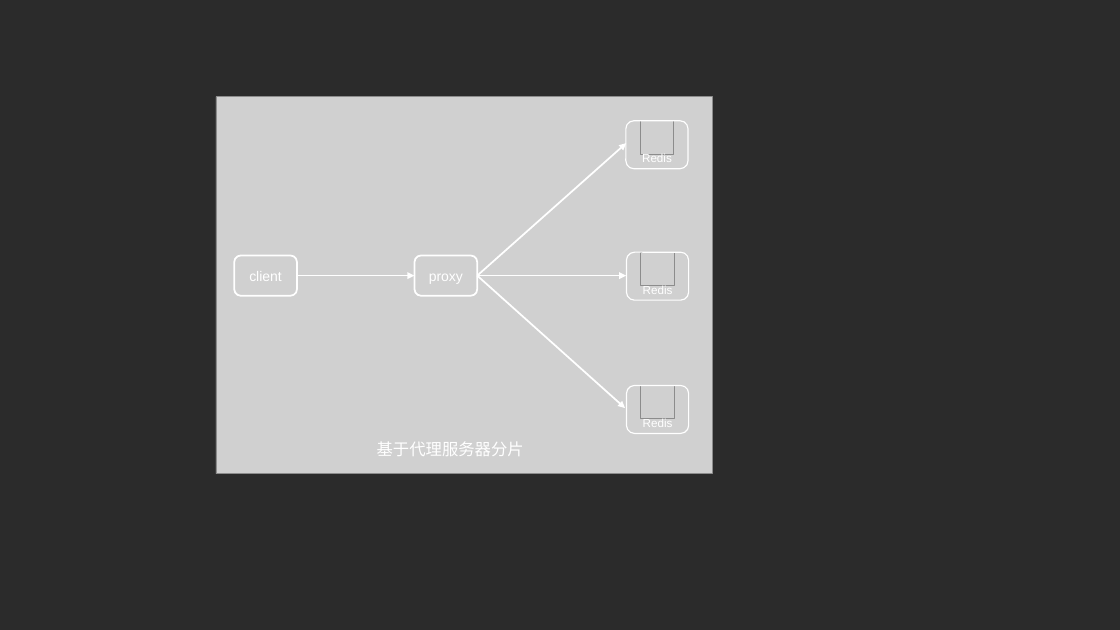
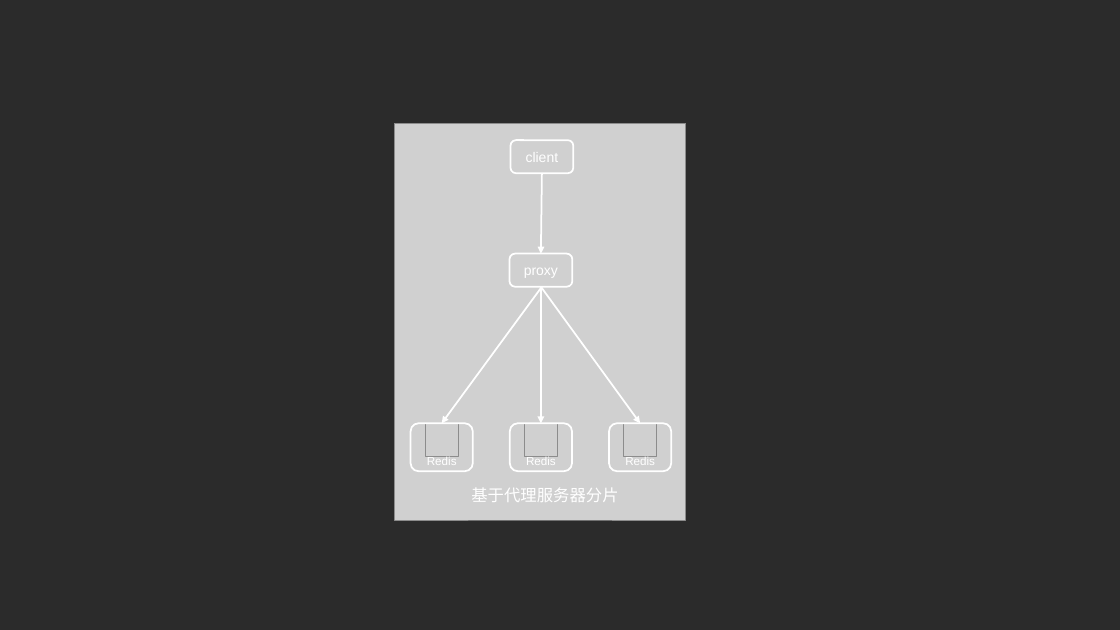
Before and after one commit to caison/java-knowledge-mind-map, a slide deck: slide 3 of 分布式/Redis/配图.pptx (slide 5 before the commit). Drawn at 1120x630 pixels with LibreOffice and Linux fonts; fonts in the diff are those of the drawing; grey boxes stand for pictures; background and template pictures are left out; a plain dark background stands for a picture behind light text. Boxes give left, top, right and bottom in pixels: in the first picture for what was removed or moved away, otherwise in the second. Text is boxed around its words. In the diff, an @@ line names an element or a change of style, - is before the commit and + after.

```diff
--- a/分布式/Redis/配图.pptx
+++ b/分布式/Redis/配图.pptx
@@ picture: place and size @@
-picture at [216,97,712,474]
+picture at [395,124,686,520]
@@ rounded rectangle "client": place and size @@
-rounded rectangle "client" at [234,255,297,296]
+rounded rectangle "client" at [511,140,574,173]
@@ rounded rectangle removed at [626,121,688,169] @@
@@ arrow moved from (477, 276) - (626, 143) to (542, 173) - (541, 254) @@
@@ rounded rectangle "proxy": place and size @@
-rounded rectangle "proxy" at [414,255,477,296]
+rounded rectangle "proxy" at [510,254,573,287]
@@ rounded rectangle removed at [627,252,689,300] @@
@@ arrow removed from (297, 276) to (414, 276) @@
@@ arrow added from (542, 287) to (442, 423), #FFFFFF 1.5 pt @@
@@ arrow removed from (477, 276) to (626, 276) @@
@@ arrow moved from (477, 276) - (625, 408) to (541, 287) - (640, 423) @@
@@ arrow added from (541, 287) to (541, 423), #FFFFFF 1.5 pt @@
@@ rounded rectangle added at [411,423,473,471], outline #FFFFFF 1.5 pt @@
@@ picture: place and size @@
-picture at [640,121,674,155]
+picture at [425,423,459,457]
@@ rounded rectangle added at [510,423,572,471], outline #FFFFFF 1.5 pt @@
@@ picture: place and size @@
-picture at [641,252,675,286]
+picture at [524,423,558,457]
@@ 1 picture, 1 text, 1 rounded rectangle: place and size @@
-1 picture, 1 text, 1 rounded rectangle at [627,386,689,434]
+1 picture, 1 text, 1 rounded rectangle at [609,423,671,471]
@@ rounded rectangle at [609,423,671,471]: outline #FFFFFF 1 pt to #FFFFFF 1.5 pt @@
@@ text "Redis": place and size @@
-text "Redis" at [642,154,672,162]
+text "Redis" at [427,456,457,465]
@@ text "Redis": place and size @@
-text "Redis" at [643,285,673,294]
+text "Redis" at [526,456,556,465]
@@ rounded rectangle "基于代理服务器分片": place and size @@
-rounded rectangle "基于代理服务器分片" at [377,442,524,456]
+rounded rectangle "基于代理服务器分片" at [458,486,634,505]
```
Also in this commit, not shown: 1 other slide changed, 5 slides added, 2 slides removed, 3 other files.
